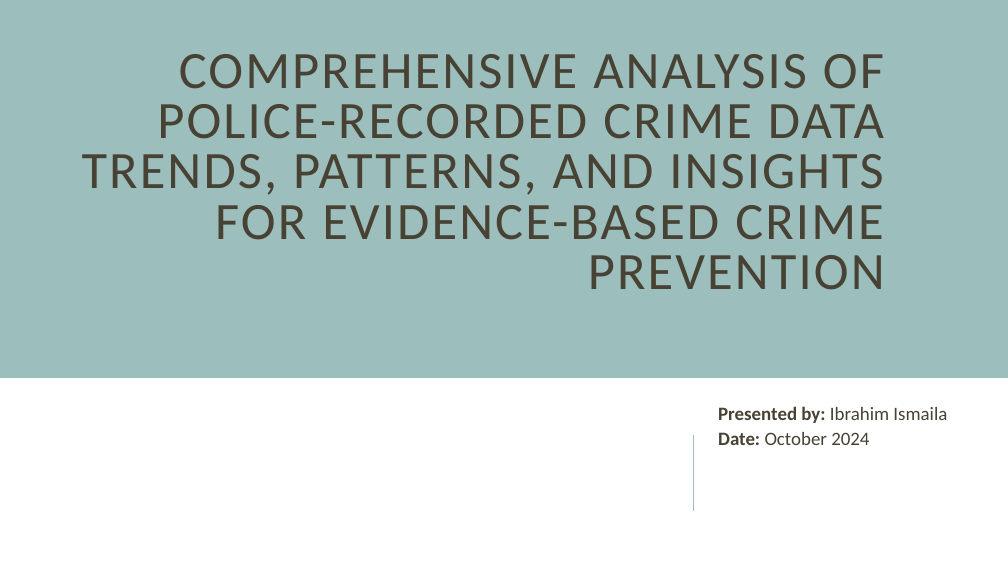
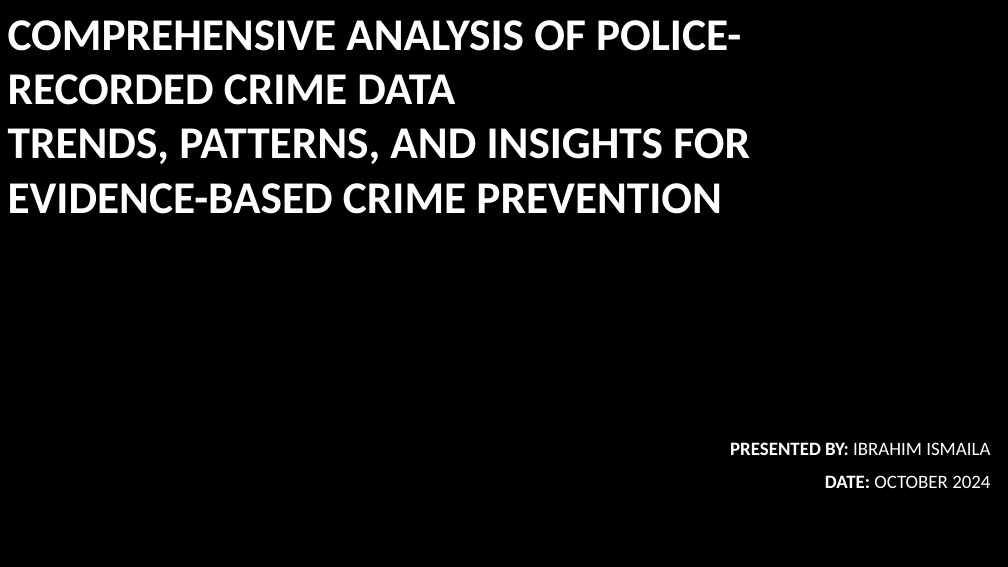
Before and after one commit to EngrIBGIT/Advanced-Data-Analytics---Portfolio-Project-for-DataPulse, a slide deck: slide 1 of presentation/Analysis_of_Police_Recorded_Data_Ibrahim_.pptx. Drawn at 1008x567 pixels with LibreOffice and Linux fonts; fonts in the diff are those of the drawing; background and template pictures are left out. Boxes give left, top, right and bottom in pixels: in the first picture for what was removed or moved away, otherwise in the second. Text is boxed around its words. In the diff, an @@ line names an element or a change of style, - is before the commit and + after.

```diff
--- a/presentation/Analysis_of_Police_Recorded_Data_Ibrahim_.pptx
+++ b/presentation/Analysis_of_Police_Recorded_Data_Ibrahim_.pptx
@@ background #FFFFFF to picture (left out) @@
@@ title "COMPREHENSIVE ANALYSIS OF POLICE-RECORDED CRIME ..." at [8,20,750,214]: size 50 to 43.2 pt, text colour #474233 to #FFFFFF, letter spacing 2 to 0 pt, bold on; alignment right to left; line spacing 0.8 to 1; vertical alignment middle to bottom @@
@@ rectangle removed at [0,0,1008,378] @@
@@ line removed from (693, 511) to (693, 436) @@
@@ subtitle "PRESENTED BY: IBRAHIM ISMAILA" at [730,442,990,488]: vertical alignment middle to top @@
@@ subtitle at [730,442,990,488]: text changed; text colour #474233 to #FFFFFF @@
-Presented by: Ibrahim Ismaila
-Date: October 2024
+PRESENTED BY: IBRAHIM ISMAILA
+DATE: OCTOBER 2024
```
Also in this commit, not shown: 18 other slides changed, 9 slides added, 4 slides removed.
